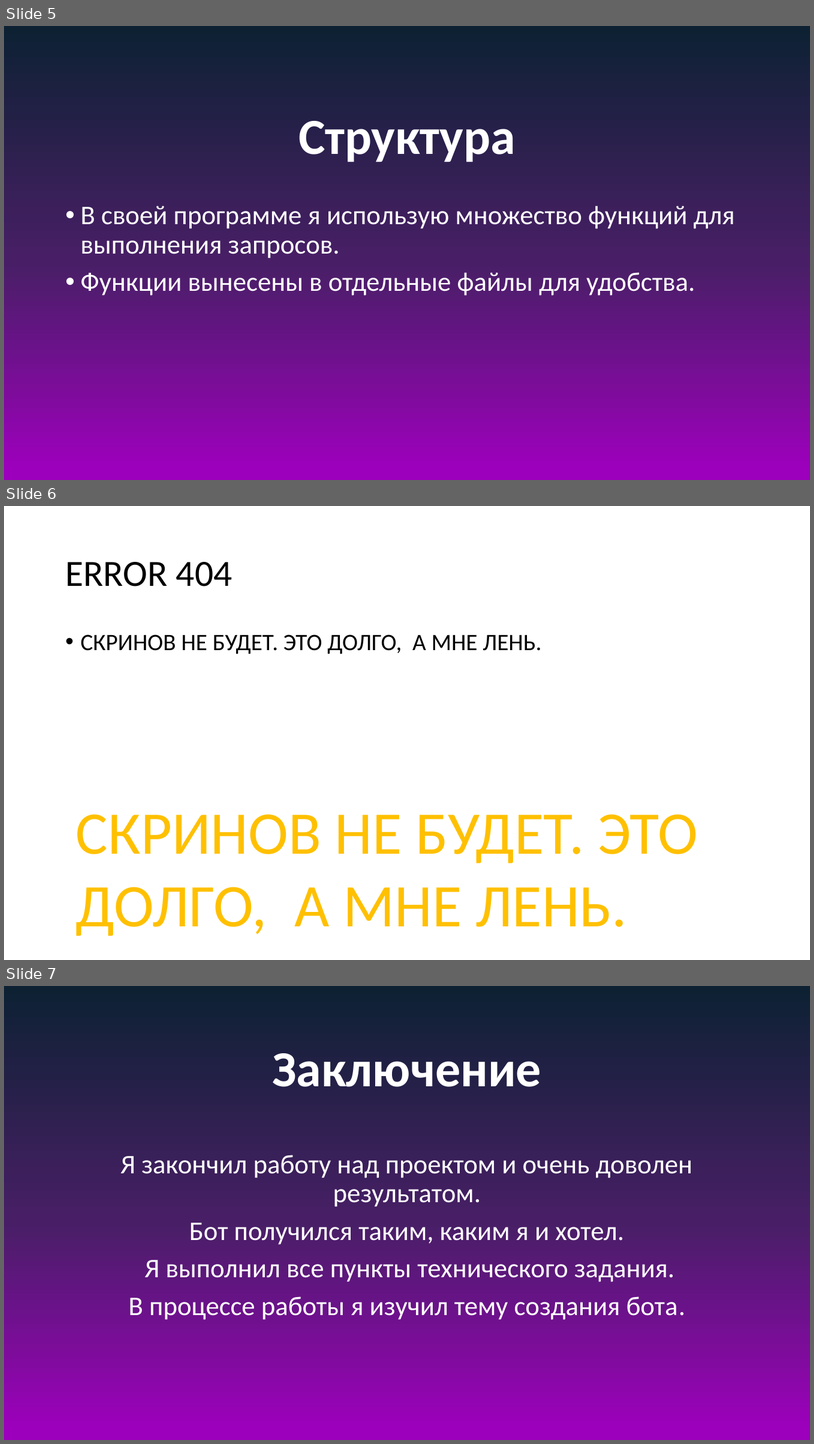
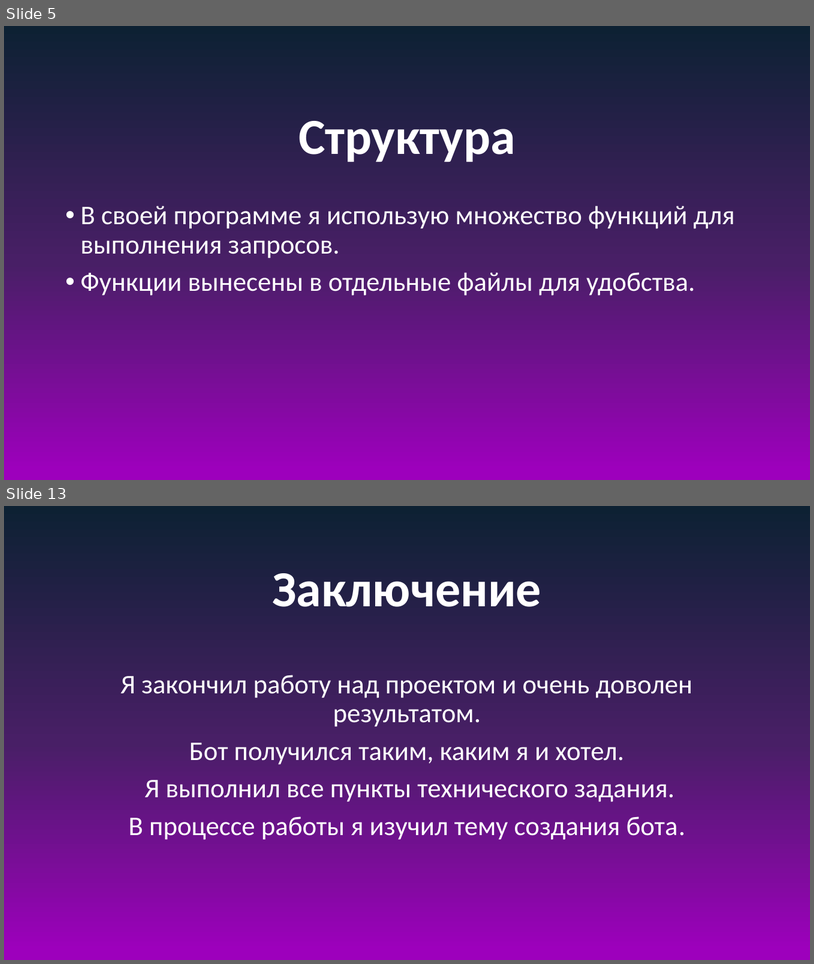
Before and after one commit to Father-Dog-Danil/multifunctional_bot, a slide deck: documents/презентация.pptx. Shown one above the other, each under a label of ours: slides 5, 6 and 7 before the commit, slides 5 and 13 after it; the slides between them are not shown. The pictures are 814x1444 and 814x964 pixels, drawn with LibreOffice and Linux fonts; fonts in the diff are those of the drawing; background and template pictures are left out. Boxes give left, top, right and bottom in pixels: in the first picture for what was removed or moved away, otherwise in the second. Text is boxed around its words. In the diff, an @@ line names an element or a change of style, - is before the commit and + after.

```diff
--- a/documents/презентация.pptx
+++ b/documents/презентация.pptx
@@ slide 6 removed at (x1=4, y1=506, x2=810, y2=960), background picture (left out) @@
@@ title removed at (x1=65, y1=562, x2=232, y2=586) @@
-ERROR 404
@@ text removed at (x1=81, y1=634, x2=542, y2=654) @@
-• СКРИНОВ НЕ БУДЕТ. ЭТО ДОЛГО, А МНЕ ЛЕНЬ.
@@ text removed at (x1=76, y1=814, x2=698, y2=936) @@
-СКРИНОВ НЕ БУДЕТ. ЭТО ДОЛГО, А МНЕ ЛЕНЬ.
@@ what was slide 7 is now slide 13 @@
```
Also in this commit, not shown: 7 slides added.
